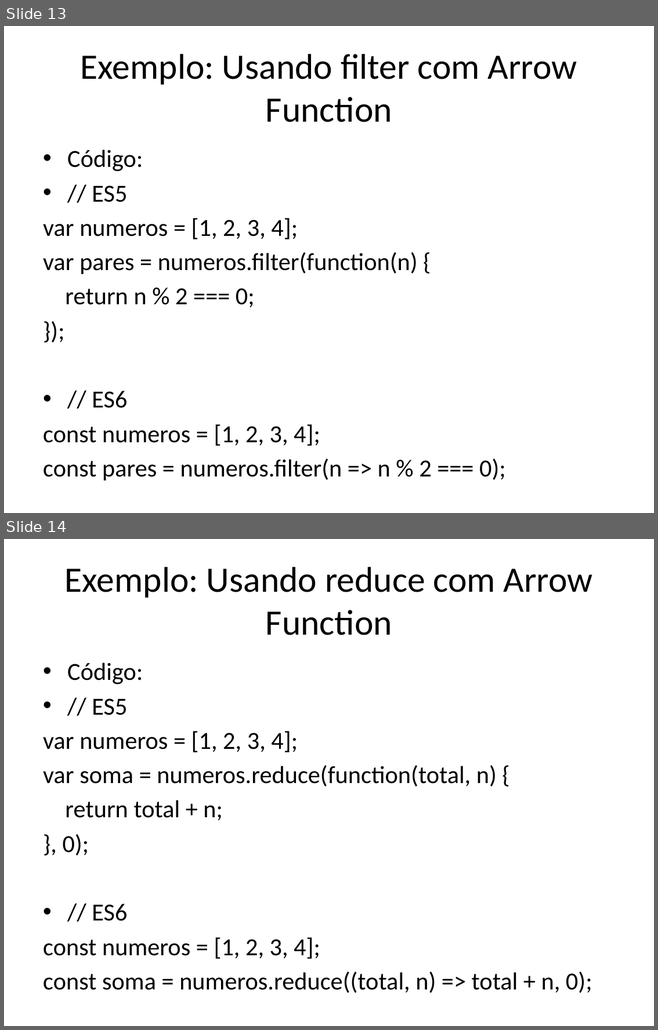
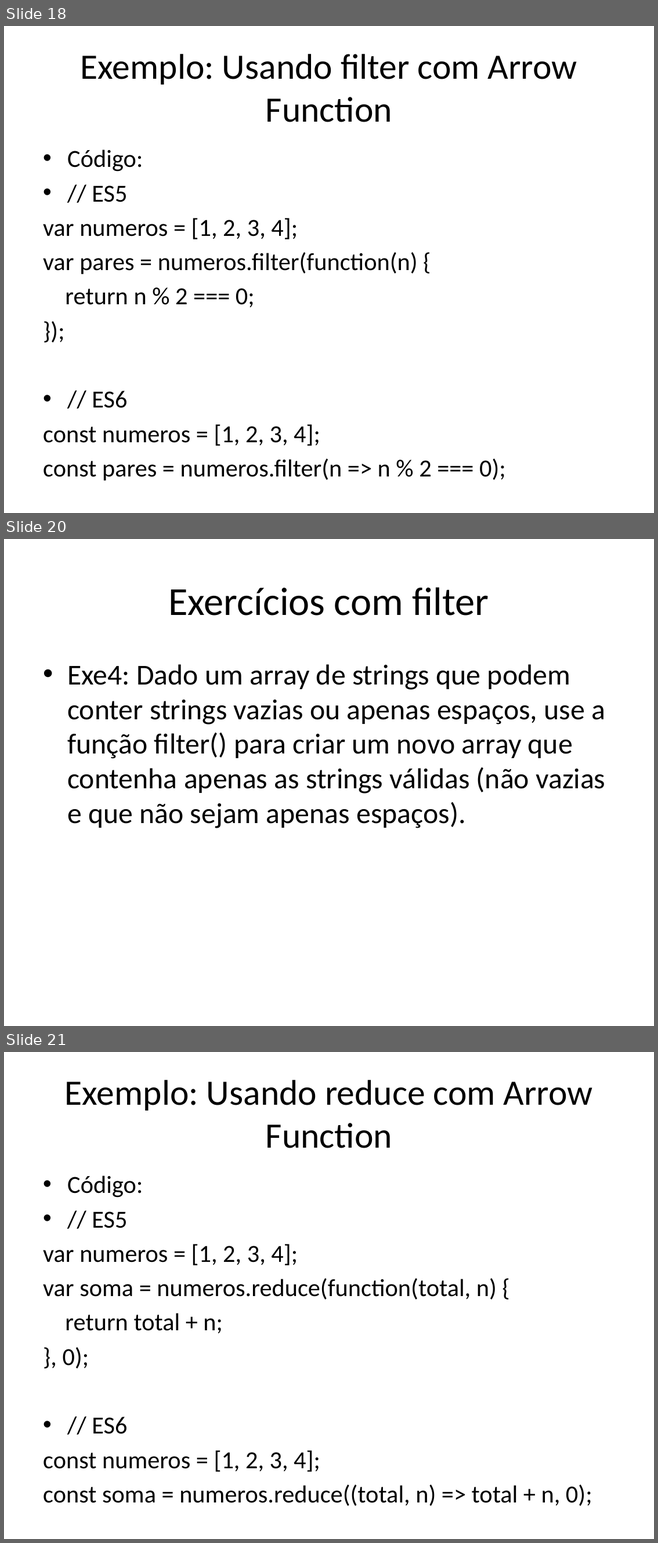
Before and after one commit to dfpires/progcomp2-2024b, a slide deck: ES5e6.pptx. Shown one above the other, each under a label of ours: slides 13 and 14 before the commit, slides 18, 20 and 21 after it; the slides between them are not shown. The pictures are 658x1030 and 658x1543 pixels, drawn with LibreOffice and Linux fonts; fonts in the diff are those of the drawing. Boxes give left, top, right and bottom in pixels: in the first picture for what was removed or moved away, otherwise in the second. Text is boxed around its words. In the diff, an @@ line names an element or a change of style, - is before the commit and + after.

```diff
--- a/ES5e6.pptx
+++ b/ES5e6.pptx
@@ slide 20 added at box(4, 539, 654, 1026), background #FFFFFF @@
@@ title added at box(168, 587, 489, 616), 44 pt, text #000000 @@
+Exercícios com filter
@@ text added at box(67, 664, 605, 828), 32 pt, text #000000 @@
+• Exe4: Dado um array de strings que podem conter strings vazias ou apenas espaços, use a função filter() para criar um novo array que contenha apenas as strings válidas (não vazias e que não sejam apenas espaços).
@@ what was slide 13 is now slide 18 @@
@@ what was slide 14 is now slide 21 @@
```
Also in this commit, not shown: 2 slides changed, 8 other slides added.
